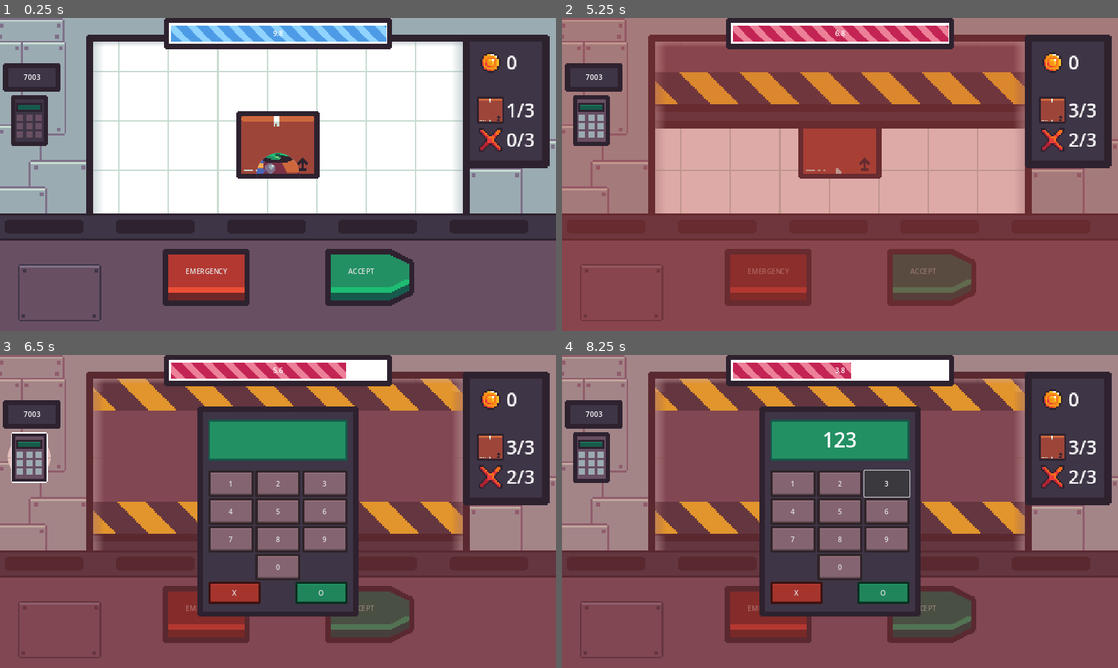
Above: before the commit, frames 1-4 (two rows, left to right).
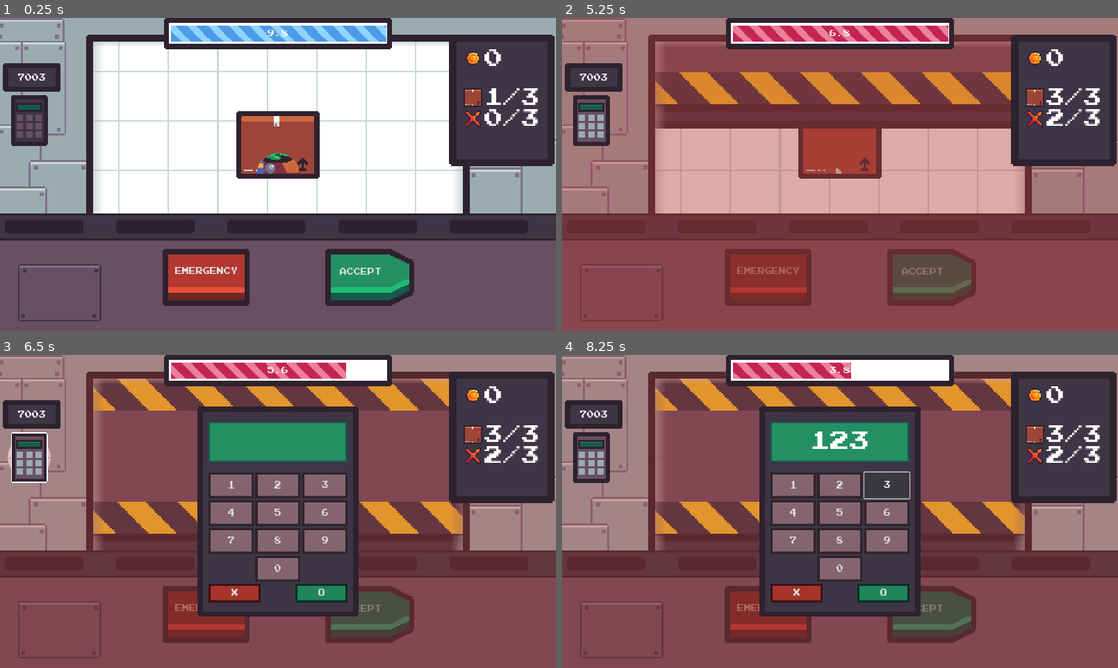
Above: after the commit, the same moments.

Repository: FixelDev/inside-out-inc
Game: Godot game, scene res://scenes/game/game.tscn
Two runs of this game, one before a commit and one after it. Both use one fixed random seed, a clock stepped at 60 frames per second and the inputs below.
Inputs (mouse positions are in pixels of both pictures, inside the frame that each line leads up to):
- Up to frame 1 (0.25 s): no input
- Up to frame 2 (5.25 s): click "ACCEPT" at 0.5 s; tap Enter at 1.25 s; move the mouse to (962, 158) at 1.27 s; move the mouse to (728, 190) at 2.02 s; click "ACCEPT" at 2.75 s; tap Space at 3.5 s; move the mouse to (895, 105) at 3.52 s; move the mouse to (812, 237) at 4.27 s; click "EMERGENCY" at 5 s
- Up to frame 3 (6.5 s): click (27, 458) at 5.75 s
- Up to frame 4 (8.25 s): click "1" at 6.5 s; click "2" at 7.25 s; click "3" at 8 s

The runs differ from the first frame. In frame 1, 3.2% of the frame differs, in the area x 3-100%, y 3-82%; in frame 2, 3.2%; in frame 3, 6.3%; in frame 4, 6.5%.

Commit message:
Finished UI for the galactic bulletin, galactic bulletin receives articles' content from current day

Diff:
--- a/day/day.gd
+++ b/day/day.gd
@@ -23,3 +23,8 @@
 	Globals.ALIEN_PARTS_MEDIUM: 0.0,
 	Globals.ALIEN_PARTS_HARD: 0.0,
 }
+
+@export var main_title: String
+@export_multiline var main_article: String
+@export_multiline var second_article: String
+@export_multiline var third_article: String
--- a/day/day0.tres
+++ b/day/day0.tres
@@ -24,3 +24,7 @@
 "alien_parts_hard": 1.0,
 "alien_parts_medium": 0.0
 }
+main_title = "ALIEN ATTACKS"
+main_article = "ALIENS HIDE IN THE PACKAGES"
+second_article = "WEATHER IS NICE"
+third_article = "WAR WITH MARS?"
--- a/project.godot
+++ b/project.godot
@@ -29,6 +29,10 @@
 window/size/mode=2
 window/stretch/mode="canvas_items"
 
+[gui]
+
+theme/custom="res://ui/main_theme.tres"
+
 [layer_names]
 
 2d_render/layer_1="window"
--- a/scenes/galactic_bulletin/galactic_bulletin.tscn
+++ b/scenes/galactic_bulletin/galactic_bulletin.tscn
@@ -1,9 +1,11 @@
-[gd_scene load_steps=7 format=3 uid="uid://ddbur8nrk7v2v"]
+[gd_scene load_steps=12 format=3 uid="uid://ddbur8nrk7v2v"]
 
 [ext_resource type="Script" path="res://scenes/galactic_bulletin/galactic_bulletin.gd" id="1_scx40"]
 [ext_resource type="Script" path="res://scenes/galactic_bulletin/galactic_bulletin_panel.gd" id="2_4qvp5"]
 [ext_resource type="PackedScene" uid="uid://cxkfs2kfxf0sd" path="res://ui/scrolling_stripes/scrolling_stripes.tscn" id="2_80i7w"]
 [ext_resource type="Texture2D" uid="uid://cxg6mm6jc234f" path="res://scenes/galactic_bulletin/stars.png" id="2_ib1uf"]
+[ext_resource type="Texture2D" uid="uid://drqs4k7sh8y31" path="res://scenes/galactic_bulletin/panel.png" id="4_aaphs"]
+[ext_resource type="Texture2D" uid="uid://capyix2w3fn3p" path="res://scenes/galactic_bulletin/text_dummy.png" id="6_ejg10"]
 
 [sub_resource type="StyleBoxFlat" id="StyleBoxFlat_blgrw"]
 bg_color = Color(0.0549306, 0.0561564, 0.0966754, 1)
@@ -14,6 +16,27 @@
 axis_stretch_vertical = 1
 modulate_color = Color(1, 1, 1, 0.0862745)
 
+[sub_resource type="StyleBoxTexture" id="StyleBoxTexture_kyeok"]
+texture = ExtResource("4_aaphs")
+texture_margin_left = 16.0
+texture_margin_top = 16.0
+texture_margin_right = 16.0
+texture_margin_bottom = 16.0
+
+[sub_resource type="StyleBoxTexture" id="StyleBoxTexture_grkro"]
+texture = ExtResource("4_aaphs")
+texture_margin_left = 16.0
+texture_margin_top = 16.0
+texture_margin_right = 16.0
+texture_margin_bottom = 16.0
+
+[sub_resource type="StyleBoxTexture" id="StyleBoxTexture_g301u"]
+texture = ExtResource("4_aaphs")
+texture_margin_left = 16.0
+texture_margin_top = 16.0
+texture_margin_right = 16.0
+texture_margin_bottom = 16.0
+
 [node name="GalacticBulletin" type="Node2D"]
 script = ExtResource("1_scx40")
 
@@ -25,6 +48,7 @@
 anchor_bottom = 1.0
 grow_horizontal = 2
 grow_vertical = 2
+mouse_filter = 2
 theme_override_styles/panel = SubResource("StyleBoxFlat_blgrw")
 
 [node name="ScrollingStripes" parent="UI/BG" instance=ExtResource("2_80i7w")]
@@ -50,12 +74,14 @@
 anchor_top = 0.5
 anchor_right = 0.5
 anchor_bottom = 0.5
-offset_left = -250.0
+offset_left = -484.0
 offset_top = -260.0
-offset_right = 250.0
+offset_right = 484.0
 offset_bottom = 260.0
 grow_horizontal = 2
 grow_vertical = 2
+mouse_filter = 2
+theme_override_styles/panel = SubResource("StyleBoxTexture_kyeok")
 script = ExtResource("2_4qvp5")
 
 [node name="DayPanel" type="Panel" parent="UI/BG/GalacticBulletinPanel"]
@@ -64,10 +90,12 @@
 anchor_left = 0.5
 anchor_right = 0.5
 offset_left = -189.0
-offset_top = -21.0
+offset_top = -42.0
 offset_right = 189.0
-offset_bottom = 19.0
-grow_horizontal = 2
+offset_bottom = 16.0
+grow_horizontal = 2
+mouse_filter = 2
+theme_override_styles/panel = SubResource("StyleBoxTexture_grkro")
 
 [node name="DayLabel" type="Label" parent="UI/BG/GalacticBulletinPanel/DayPanel"]
 unique_name_in_owner = true
@@ -77,35 +105,228 @@
 anchor_bottom = 1.0
 grow_horizontal = 2
 grow_vertical = 2
+theme_override_colors/font_color = Color(1, 1, 1, 1)
 text = "Day 1"
 horizontal_alignment = 1
 vertical_alignment = 1
 
-[node name="Label" type="Label" parent="UI/BG/GalacticBulletinPanel"]
+[node name="VBoxContainer" type="VBoxContainer" parent="UI/BG/GalacticBulletinPanel"]
 layout_mode = 1
 anchors_preset = 15
 anchor_right = 1.0
 anchor_bottom = 1.0
 offset_left = 34.0
-offset_top = 56.0
+offset_top = 36.0
 offset_right = -34.0
-offset_bottom = -56.0
-grow_horizontal = 2
-grow_vertical = 2
-text = "BLABLA"
-
-[node name="StartButton" type="Button" parent="UI/BG/GalacticBulletinPanel"]
-layout_mode = 1
+grow_horizontal = 2
+grow_vertical = 2
+
+[node name="Title" type="Label" parent="UI/BG/GalacticBulletinPanel/VBoxContainer"]
+layout_mode = 2
+size_flags_horizontal = 4
+size_flags_vertical = 0
+theme_override_colors/font_color = Color(1, 1, 1, 1)
+theme_override_font_sizes/font_size = 26
+text = "GALACTIC BULLETIN"
+
+[node name="Spacer" type="Control" parent="UI/BG/GalacticBulletinPanel/VBoxContainer"]
+custom_minimum_size = Vector2(0, 6.69)
+layout_mode = 2
+
+[node name="ColorRect" type="ColorRect" parent="UI/BG/GalacticBulletinPanel/VBoxContainer"]
+custom_minimum_size = Vector2(0, 2)
+layout_mode = 2
+
+[node name="Spacer2" type="Control" parent="UI/BG/GalacticBulletinPanel/VBoxContainer"]
+custom_minimum_size = Vector2(0, 14.925)
+layout_mode = 2
+
+[node name="ColorRect2" type="ColorRect" parent="UI/BG/GalacticBulletinPanel/VBoxContainer"]
+custom_minimum_size = Vector2(0, 2)
+layout_mode = 2
+
+[node name="Spacer3" type="Control" parent="UI/BG/GalacticBulletinPanel/VBoxContainer"]
+custom_minimum_size = Vector2(0, 14.925)
+layout_mode = 2
+
+[node name="HBoxContainer" type="HBoxContainer" parent="UI/BG/GalacticBulletinPanel/VBoxContainer"]
+layout_mode = 2
+theme_override_constants/separation = 19
+alignment = 1
+
+[node name="VBoxContainer" type="VBoxContainer" parent="UI/BG/GalacticBulletinPanel/VBoxContainer/HBoxContainer"]
+layout_mode = 2
+size_flags_horizontal = 3
+size_flags_stretch_ratio = 2.0
+
+[node name="MainArticleTitle" type="Label" parent="UI/BG/GalacticBulletinPanel/VBoxContainer/HBoxContainer/VBoxContainer"]
+unique_name_in_owner = true
+layout_mode = 2
+theme_override_font_sizes/font_size = 17
+text = "ALIENS ATTACKS"
+horizontal_alignment = 1
+vertical_alignment = 1
+
+[node name="Spacer4" type="Control" parent="UI/BG/GalacticBulletinPanel/VBoxContainer/HBoxContainer/VBoxContainer"]
+custom_minimum_size = Vector2(0, 14.925)
+layout_mode = 2
+
+[node name="MainArticle" type="Label" parent="UI/BG/GalacticBulletinPanel/VBoxContainer/HBoxContainer/VBoxContainer"]
+unique_name_in_owner = true
+custom_minimum_size = Vector2(0, 10)
+layout_mode = 2
+size_flags_vertical = 3
+theme_override_font_sizes/font_size = 14
+text = "dssssssssssssssssssssss sd sd sd s  sd s ds s d sds d s ds  ds ds ds ds dsd sd sds ds d sds ds d s"
+autowrap_mode = 2
+
+[node name="Spacer5" type="Control" parent="UI/BG/GalacticBulletinPanel/VBoxContainer/HBoxContainer/VBoxContainer"]
+custom_minimum_size = Vector2(0, 14.925)
+layout_mode = 2
+
+[node name="HBoxContainer" type="HBoxContainer" parent="UI/BG/GalacticBulletinPanel/VBoxContainer/HBoxContainer/VBoxContainer"]
+custom_minimum_size = Vector2(0, 150)
+layout_mode = 2
+theme_override_constants/separation = 35
+alignment = 1
+
+[node name="TextureRect" type="TextureRect" parent="UI/BG/GalacticBulletinPanel/VBoxContainer/HBoxContainer/VBoxContainer/HBoxContainer"]
+modulate = Color(1, 1, 1, 0.411765)
+custom_minimum_size = Vector2(0, 100)
+layout_mode = 2
+size_flags_horizontal = 3
+texture = ExtResource("6_ejg10")
+expand_mode = 1
+stretch_mode = 1
+
+[node name="TextureRect2" type="TextureRect" parent="UI/BG/GalacticBulletinPanel/VBoxContainer/HBoxContainer/VBoxContainer/HBoxContainer"]
+modulate = Color(1, 1, 1, 0.411765)
+custom_minimum_size = Vector2(0, 100)
+layout_mode = 2
+size_flags_horizontal = 3
+texture = ExtResource("6_ejg10")
+expand_mode = 1
+stretch_mode = 1
+
+[node name="VBoxContainer2" type="VBoxContainer" parent="UI/BG/GalacticBulletinPanel/VBoxContainer/HBoxContainer"]
+layout_mode = 2
+size_flags_horizontal = 3
+
+[node name="TextureRect3" type="TextureRect" parent="UI/BG/GalacticBulletinPanel/VBoxContainer/HBoxContainer/VBoxContainer2"]
+modulate = Color(1, 1, 1, 0.411765)
+custom_minimum_size = Vector2(0, 35)
+layout_mode = 2
+size_flags_horizontal = 3
+texture = ExtResource("6_ejg10")
+expand_mode = 1
+stretch_mode = 1
+
+[node name="Spacer6" type="Control" parent="UI/BG/GalacticBulletinPanel/VBoxContainer/HBoxContainer/VBoxContainer2"]
+custom_minimum_size = Vector2(0, 14.925)
+layout_mode = 2
+
+[node name="MarginContainer" type="MarginContainer" parent="UI/BG/GalacticBulletinPanel/VBoxContainer/HBoxContainer/VBoxContainer2"]
+layout_mode = 2
+theme_override_constants/margin_left = 10
+theme_override_constants/margin_right = 10
+
+[node name="ColorRect" type="ColorRect" parent="UI/BG/GalacticBulletinPanel/VBoxContainer/HBoxContainer/VBoxContainer2/MarginContainer"]
+custom_minimum_size = Vector2(0, 60)
+layout_mode = 2
+color = Color(1, 1, 1, 0.411765)
+
+[node name="Spacer7" type="Control" parent="UI/BG/GalacticBulletinPanel/VBoxContainer/HBoxContainer/VBoxContainer2"]
+custom_minimum_size = Vector2(0, 14.925)
+layout_mode = 2
+
+[node name="TextureRect4" type="TextureRect" parent="UI/BG/GalacticBulletinPanel/VBoxContainer/HBoxContainer/VBoxContainer2"]
+modulate = Color(1, 1, 1, 0.411765)
+custom_minimum_size = Vector2(0, 35)
+layout_mode = 2
+size_flags_horizontal = 3
+texture = ExtResource("6_ejg10")
+expand_mode = 1
+stretch_mode = 1
+
+[node name="Spacer8" type="Control" parent="UI/BG/GalacticBulletinPanel/VBoxContainer/HBoxContainer/VBoxContainer2"]
+custom_minimum_size = Vector2(0, 14.925)
+layout_mode = 2
+
+[node name="SecondArticle" type="Label" parent="UI/BG/GalacticBulletinPanel/VBoxContainer/HBoxContainer/VBoxContainer2"]
+unique_name_in_owner = true
+custom_minimum_size = Vector2(0, 10)
+layout_mode = 2
+theme_override_font_sizes/font_size = 14
+text = "BLA BLA BL ABLA BLA BL ABLA BLA BL A"
+autowrap_mode = 2
+
+[node name="VBoxContainer3" type="VBoxContainer" parent="UI/BG/GalacticBulletinPanel/VBoxContainer/HBoxContainer"]
+layout_mode = 2
+size_flags_horizontal = 3
+
+[node name="TextureRect5" type="TextureRect" parent="UI/BG/GalacticBulletinPanel/VBoxContainer/HBoxContainer/VBoxContainer3"]
+modulate = Color(1, 1, 1, 0.411765)
+custom_minimum_size = Vector2(0, 80)
+layout_mode = 2
+size_flags_horizontal = 3
+texture = ExtResource("6_ejg10")
+expand_mode = 1
+stretch_mode = 1
+
+[node name="Spacer4" type="Control" parent="UI/BG/GalacticBulletinPanel/VBoxContainer/HBoxContainer/VBoxContainer3"]
+custom_minimum_size = Vector2(0, 14.925)
+layout_mode = 2
+
+[node name="ThirdArticle" type="Label" parent="UI/BG/GalacticBulletinPanel/VBoxContainer/HBoxContainer/VBoxContainer3"]
+unique_name_in_owner = true
+layout_mode = 2
+theme_override_font_sizes/font_size = 17
+text = "ALIENS ATTACKS"
+horizontal_alignment = 1
+vertical_alignment = 1
+
+[node name="Spacer5" type="Control" parent="UI/BG/GalacticBulletinPanel/VBoxContainer/HBoxContainer/VBoxContainer3"]
+custom_minimum_size = Vector2(0, 14.925)
+layout_mode = 2
+
+[node name="TextureRect6" type="TextureRect" parent="UI/BG/GalacticBulletinPanel/VBoxContainer/HBoxContainer/VBoxContainer3"]
+modulate = Color(1, 1, 1, 0.411765)
+custom_minimum_size = Vector2(0, 130)
+layout_mode = 2
+size_flags_horizontal = 3
+texture = ExtResource("6_ejg10")
+expand_mode = 1
+stretch_mode = 1
+
+[node name="Spacer5" type="Control" parent="UI/BG/GalacticBulletinPanel/VBoxContainer"]
+custom_minimum_size = Vector2(0, 14.925)
+layout_mode = 2
+
+[node name="ColorRect3" type="ColorRect" parent="UI/BG/GalacticBulletinPanel/VBoxContainer"]
+custom_minimum_size = Vector2(0, 2)
+layout_mode = 2
+
+[node name="Spacer4" type="Control" parent="UI/BG/GalacticBulletinPanel/VBoxContainer"]
+custom_minimum_size = Vector2(0, 14.925)
+layout_mode = 2
+
+[node name="ColorRect4" type="ColorRect" parent="UI/BG/GalacticBulletinPanel/VBoxContainer"]
+custom_minimum_size = Vector2(0, 2)
+layout_mode = 2
+
+[node name="StartButton" type="Button" parent="UI"]
 anchors_preset = 7
 anchor_left = 0.5
 anchor_top = 1.0
 anchor_right = 0.5
 anchor_bottom = 1.0
-offset_left = -4.0
-offset_top = -8.0
-offset_right = 4.0
+offset_left = -78.0
+offset_top = -153.0
+offset_right = 78.0
+offset_bottom = -100.0
 grow_horizontal = 2
 grow_vertical = 0
+theme_override_styles/normal = SubResource("StyleBoxTexture_g301u")
 text = "Start"
 
-[connection signal="pressed" from="UI/BG/GalacticBulletinPanel/StartButton" to="." method="_on_start_button_pressed"]
+[connection signal="pressed" from="UI/StartButton" to="." method="_on_start_button_pressed"]
--- a/scenes/galactic_bulletin/galactic_bulletin_panel.gd
+++ b/scenes/galactic_bulletin/galactic_bulletin_panel.gd
@@ -1,7 +1,16 @@
 extends Panel
 
 @onready var day_label = %DayLabel
+@onready var main_article_title = %MainArticleTitle
+@onready var main_article = %MainArticle
+@onready var second_article = %SecondArticle
+@onready var third_article = %ThirdArticle
 
 
 func _ready() -> void:
 	day_label.text = "Day " + str(DayManager.current_day.number)
+
+	main_article_title.text = DayManager.current_day.main_title
+	main_article.text = DayManager.current_day.main_article
+	second_article.text = DayManager.current_day.second_article
+	third_article.text = DayManager.current_day.third_article
--- /dev/null
+++ b/ui/main_theme.tres
@@ -0,0 +1,7 @@
+[gd_resource type="Theme" load_steps=2 format=3 uid="uid://bl8q8msvtdykb"]
+
+[ext_resource type="FontFile" uid="uid://dext2mstv4khv" path="res://ui/fonts/PressStart2P-vaV7.ttf" id="1_t8xrr"]
+
+[resource]
+Button/fonts/font = ExtResource("1_t8xrr")
+Label/fonts/font = ExtResource("1_t8xrr")
Binary file added: scenes/galactic_bulletin/image_dummy.aseprite
Binary file added: scenes/galactic_bulletin/image_dummy.png
Not shown, added: scenes/galactic_bulletin/image_dummy.png.import
Binary file added: scenes/galactic_bulletin/panel.aseprite
Binary file added: scenes/galactic_bulletin/panel.png
Not shown, added: scenes/galactic_bulletin/panel.png.import
Binary file added: scenes/galactic_bulletin/text_dummy.aseprite
Binary file added: scenes/galactic_bulletin/text_dummy.png
Not shown, added: scenes/galactic_bulletin/text_dummy.png.import
Binary file added: ui/fonts/PressStart2P-vaV7.ttf
Not shown, added: ui/fonts/PressStart2P-vaV7.ttf.import
